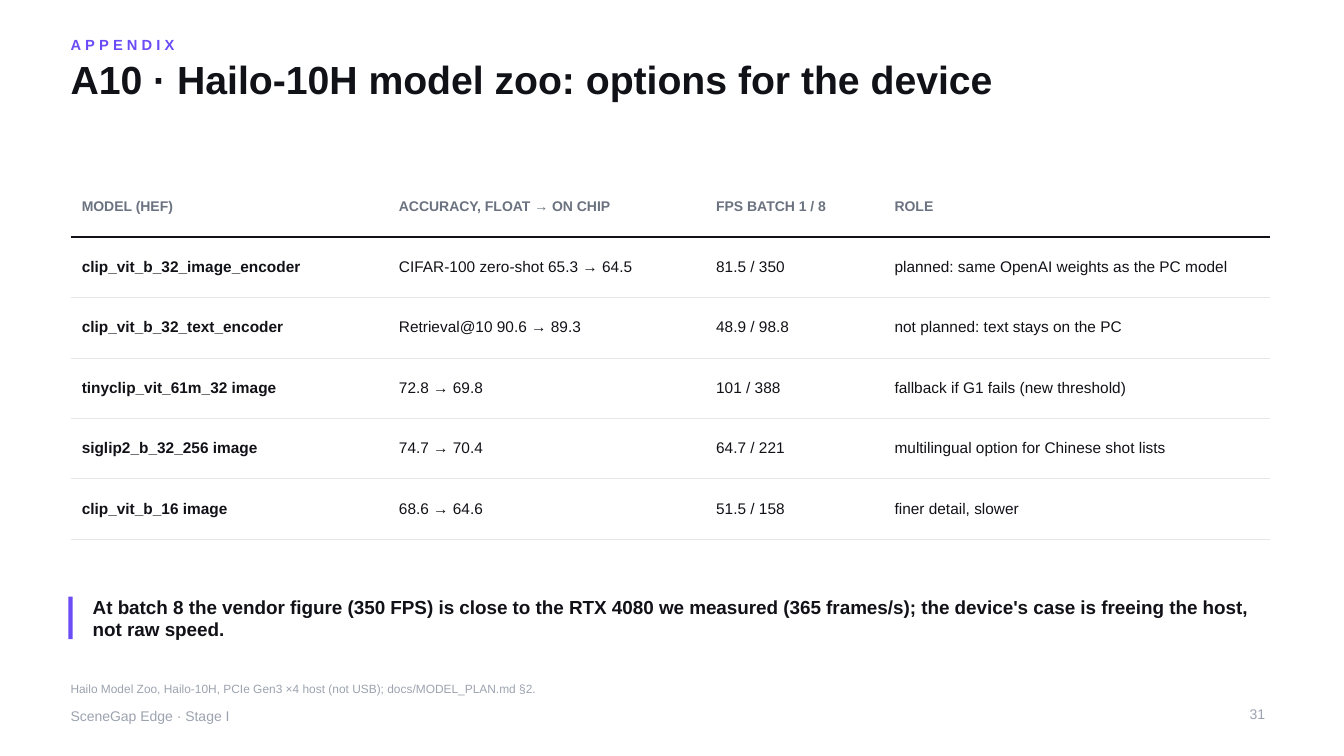
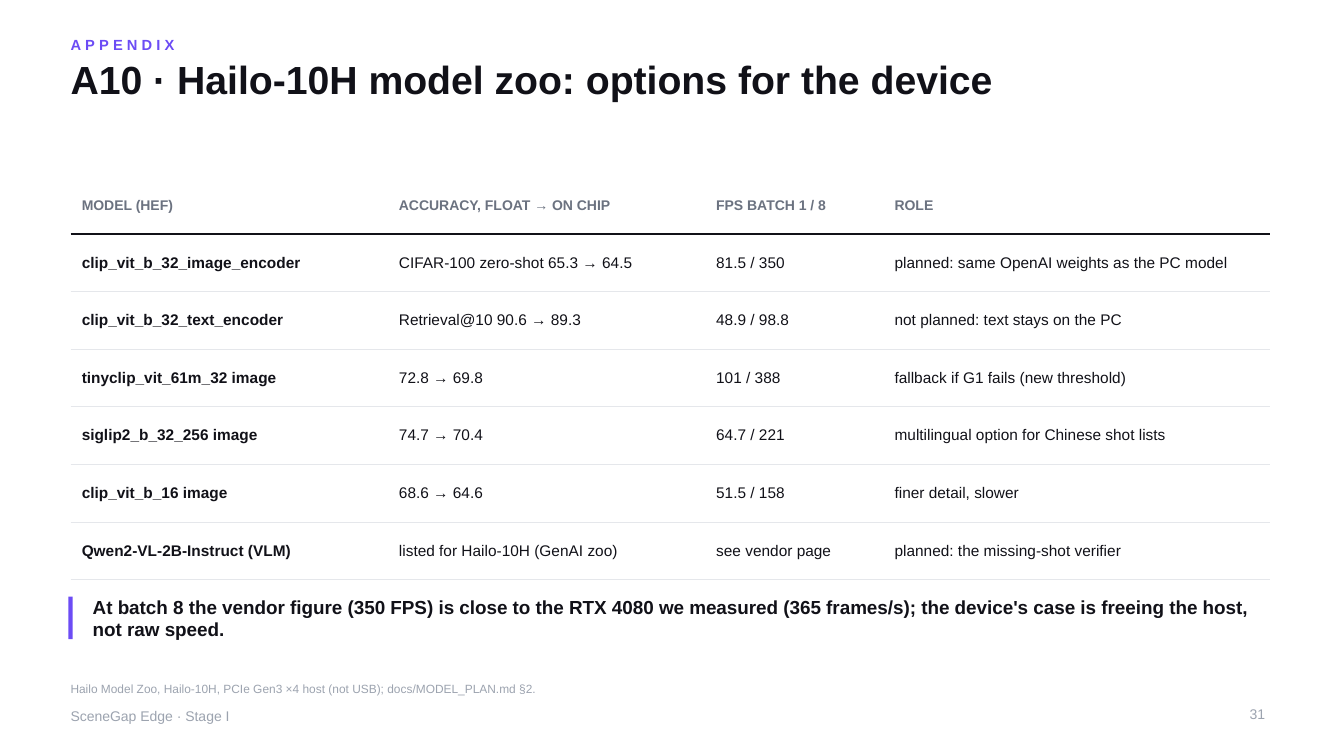
Before and after one commit to yu9bryan/scenegap-edge, a slide deck: slide 31 of docs/deck/SceneGapEdge_StageI_Proposal.pptx. Drawn at 1344x756 pixels with LibreOffice and Linux fonts; fonts in the diff are those of the drawing. Boxes give left, top, right and bottom in pixels: in the first picture for what was removed or moved away, otherwise in the second. Text is boxed around its words. In the diff, an @@ line names an element or a change of style, - is before the commit and + after.

```diff
--- a/docs/deck/SceneGapEdge_StageI_Proposal.pptx
+++ b/docs/deck/SceneGapEdge_StageI_Proposal.pptx
@@ table at (71,176,1271,563) @@
+row 7: Qwen2-VL-2B-Instruct (VLM) | listed for Hailo-10H (GenAI zoo) | see vendor page | planned: the missing-shot verifier
```
Also in this commit, not shown: 4 other slides changed, 9 other files.
